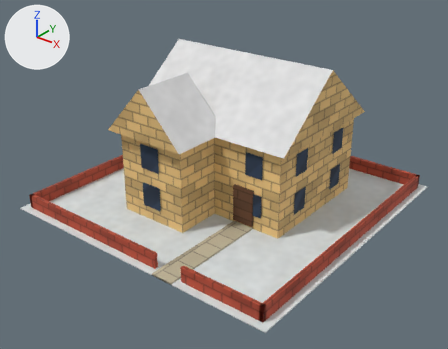
Renders of the glTF model houses_north_villa_snow.glb from each side of a commit.
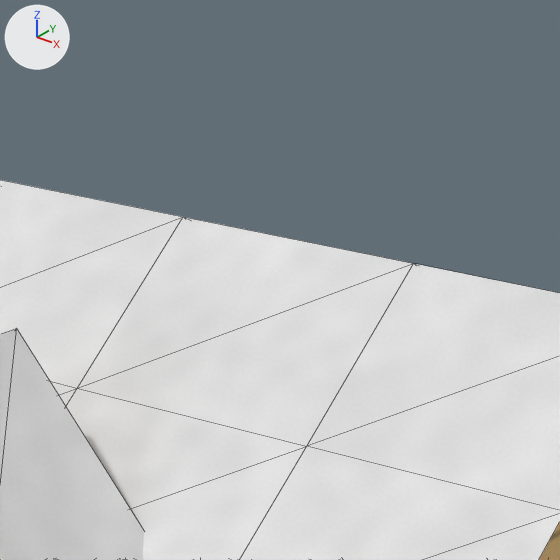
Each version appears first whole from a camera (50 mm lens) standing at (18.69, -23.96, 16.14) and looking at (0.46, -1.16, 2.0), and next in a close-up on the part from 41% to 69% of the width and 0% to 36% of the height. The lights are fixed; the arrows at upper left show +X, +Y and +Z. The older version's two pictures come first. The close-ups show mesh edges as thin lines. Vertices at exactly the same position are counted once.
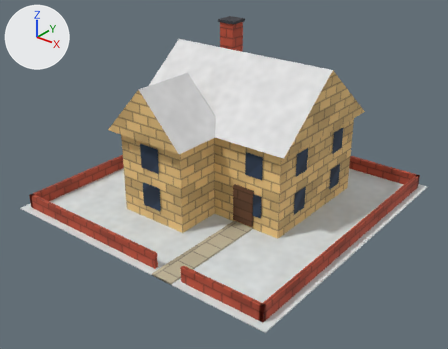
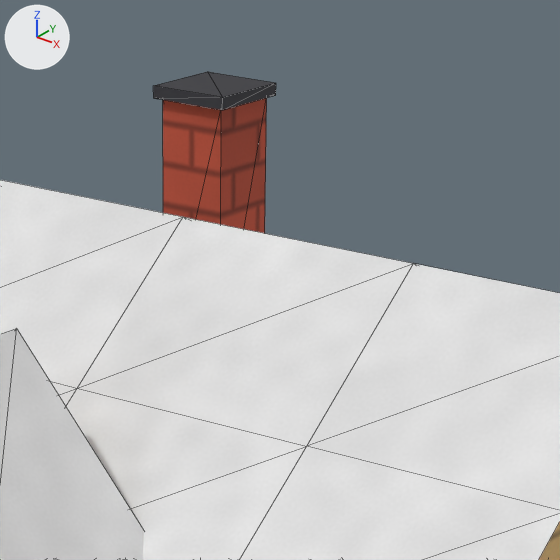
Pixel boxes (x1, y1, x2, y2) of what changed, in the close-ups (560 x 560 px):
'Mesh_0', reshaped
    before: (0, 180, 560, 560)
    after: (0, 72, 560, 560)
part 1 of me_mesh_0, added
    after: (163, 98, 267, 233)
part 2 of me_mesh_0, added
    after: (153, 72, 276, 110)

The change, as a diff of the scene's bpy script:
```diff
--- a/houses_north_villa_snow.glb.py
+++ b/houses_north_villa_snow.glb.py
@@ mat_dark @@
+mat_dark = principled_material('dark')
+mat_dark.base_color = (0.0358, 0.0358, 0.0433)  # dark grey #35353b
+mat_dark.roughness = 0.8
@@ me_mesh_0 @@
 # used by ob_mesh_0; location = (0.0, 0.0, 0.0)
-me_mesh_0.from_pydata(...)  # 272 vertices, 430 faces; spans x -8.0..8.0, y -8.0..8.0, z 0.0..7.8
+me_mesh_0.from_pydata(...)  # 288 vertices, 454 faces; spans x -8.0..8.0, y -8.0..8.0, z 0.0..8.9
+# me_mesh_0 part 1: a new loose piece, a box spanning x -2.95..-2.05, y 2.75..3.65, z 5.5..8.8, in mat_houses_north_red_brick
+# me_mesh_0 part 2: a new loose piece, a box spanning x -3.03..-1.97, y 2.67..3.73, z 8.8..8.95, in mat_dark (dark grey #35353b)
 me_mesh_0.materials.append(mat_houses_north_snow_ground)
@@ me_mesh_0 @@
 me_mesh_0.materials.append(mat_houses_north_red_brick)
+me_mesh_0.materials.append(mat_dark)  # dark grey #35353b
```
